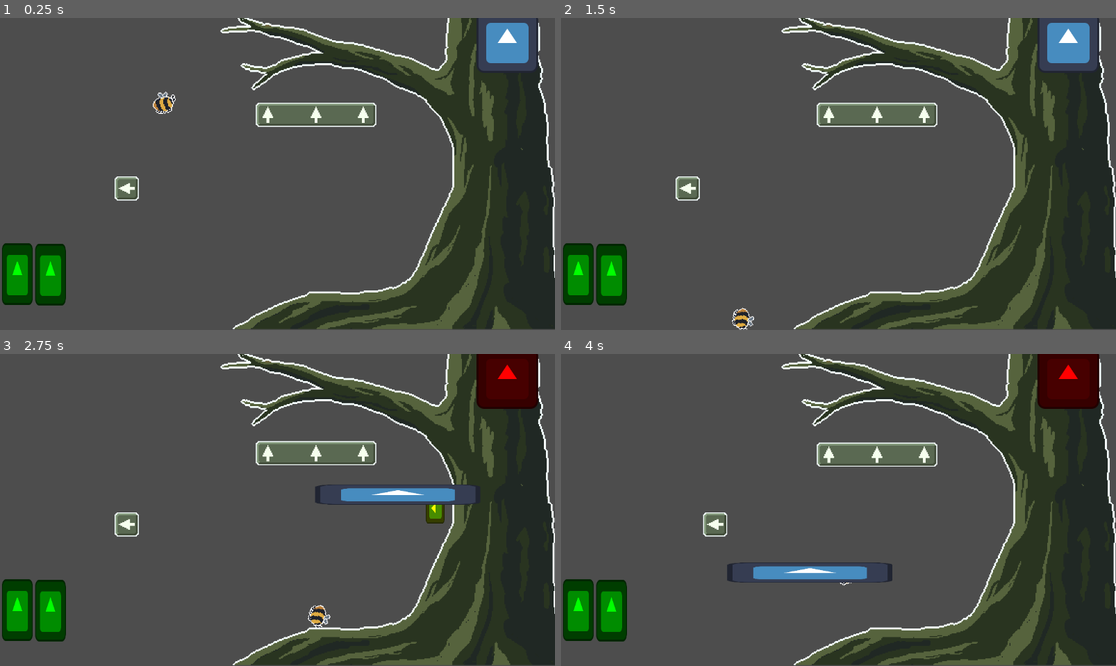
Above: before the commit, frames 1-4 (two rows, left to right).
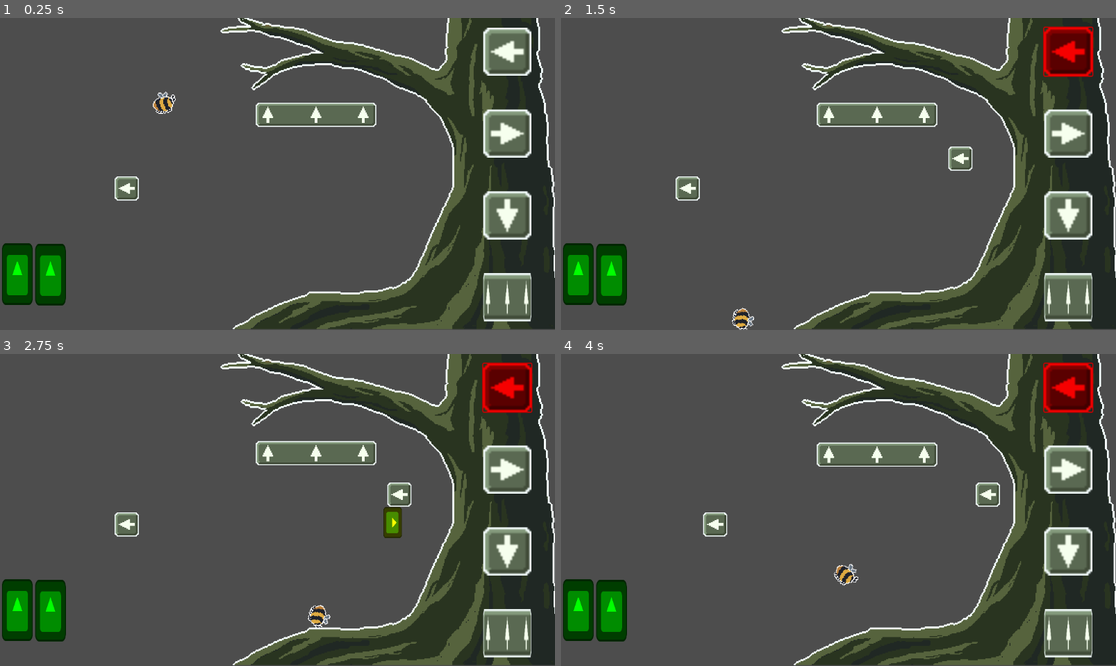
Above: after the commit, the same moments.

Repository: schmertenk/platformer
Game: Godot game, scene res://Game.tscn
Two runs of this game, one before a commit and one after it. Both use one fixed random seed, a clock stepped at 60 frames per second and the inputs below. The engine's default icon, where the game draws it, is replaced by a stand-in: a white triangle on a blue panel in a dark square.
Inputs (mouse positions are in pixels of both pictures, inside the frame that each line leads up to):
- Up to frame 1 (0.25 s): no input
- Up to frame 2 (1.5 s): click (1066, 42) at 0.52 s; tap Enter at 1.25 s; move the mouse to (960, 158) at 1.27 s; hold Right (right) from 1.28 s (still down); click (960, 158) at 1.35 s
- Up to frame 3 (2.75 s): keep holding Right (right); tap Space (jump) at 1.52, 2.27 s; move the mouse to (399, 494) at 2.02 s; right-click (399, 494) at 2.1 s
- Up to frame 4 (4 s): move the mouse to (894, 441) at 2.77 s; release Right (right) at 2.78 s; hold Left (left) 2.78-3.53 s; click (894, 441) at 2.85 s; move the mouse to (810, 572) at 3.52 s; hold Right (right) from 3.53 s (still down); right-click (810, 572) at 3.6 s; tap Space (jump) at 3.77 s

The runs differ from the first frame. In frame 1, 5.9% of the frame differs, in the area x 85-97%, y 0-98%; in frame 2, 6.2%; in frame 3, 7.6%, in the area x 56-97%, y 0-98%; in frame 4, 7.1%.

Commit message:
edited wrapper

Diff:
--- a/Scenes/Characters/Player/Player.gd
+++ b/Scenes/Characters/Player/Player.gd
@@ -26,6 +26,7 @@
 
 	if fly_state != FLY_STATE.CAN_FLY and is_on_floor():
 		fly_state = FLY_STATE.CAN_FLY
+		gravity_scale = 3.0
 		$FlyTimer.paused = false
 
 func get_input():
--- a/Scenes/ControlPlatformWrapper/ControlPlatformWrapper.tscn
+++ b/Scenes/ControlPlatformWrapper/ControlPlatformWrapper.tscn
@@ -4,7 +4,7 @@
 [ext_resource type="Texture2D" uid="uid://cd1xkunslic63" path="res://icon.svg" id="2_ewvs2"]
 
 [sub_resource type="RectangleShape2D" id="RectangleShape2D_2nc0d"]
-size = Vector2(345, 41)
+size = Vector2(46, 44)
 
 [node name="ControlPlatformWrapper" type="Node2D"]
 script = ExtResource("1_xiujc")
@@ -12,10 +12,10 @@
 [node name="Area2D" type="Area2D" parent="."]
 
 [node name="CollisionShape2D" type="CollisionShape2D" parent="Area2D"]
-position = Vector2(-2, 0)
 shape = SubResource("RectangleShape2D_2nc0d")
 
 [node name="Sprite2D" type="Sprite2D" parent="."]
+modulate = Color(1, 1, 1, 0.588235)
 position = Vector2(-1, 0)
 scale = Vector2(2.67969, 0.328125)
 texture = ExtResource("2_ewvs2")
--- a/Scenes/ControlPlatformWrapper/WrapperA.tscn
+++ b/Scenes/ControlPlatformWrapper/WrapperA.tscn
@@ -1,6 +1,14 @@
-[gd_scene load_steps=2 format=3 uid="uid://d3kyabo8opep1"]
+[gd_scene load_steps=3 format=3 uid="uid://d3kyabo8opep1"]
 
 [ext_resource type="PackedScene" uid="uid://3e78tviysom6" path="res://Scenes/ControlPlatformWrapper/ControlPlatformWrapper.tscn" id="1_w0k0m"]
+[ext_resource type="Texture2D" uid="uid://dsxijsn5sxtx8" path="res://Images/ControlPlatforms/left.png" id="2_0mxk4"]
 
 [node name="ControlPlatformWrapper" instance=ExtResource("1_w0k0m")]
 control_platform_path = "res://Scenes/ControlPlatforms/A/A.tscn"
+
+[node name="CollisionShape2D" parent="Area2D" index="0"]
+position = Vector2(-1.5, 0)
+
+[node name="Sprite2D" parent="." index="1"]
+scale = Vector2(2, 2)
+texture = ExtResource("2_0mxk4")
--- /dev/null
+++ b/Scenes/ControlPlatformWrapper/WrapperD.tscn
@@ -0,0 +1,11 @@
+[gd_scene load_steps=3 format=3 uid="uid://bd1xwny348fwm"]
+
+[ext_resource type="PackedScene" uid="uid://3e78tviysom6" path="res://Scenes/ControlPlatformWrapper/ControlPlatformWrapper.tscn" id="1_y0ueo"]
+[ext_resource type="Texture2D" uid="uid://cs6nq4trgc3xn" path="res://Images/ControlPlatforms/right.png" id="2_a6kfq"]
+
+[node name="ControlPlatformWrapper" instance=ExtResource("1_y0ueo")]
+control_platform_path = "res://Scenes/ControlPlatforms/A/A.tscn"
+
+[node name="Sprite2D" parent="." index="1"]
+scale = Vector2(2, 2)
+texture = ExtResource("2_a6kfq")
--- /dev/null
+++ b/Scenes/ControlPlatformWrapper/WrapperS.tscn
@@ -0,0 +1,11 @@
+[gd_scene load_steps=3 format=3 uid="uid://ikr6kovma52l"]
+
+[ext_resource type="PackedScene" uid="uid://3e78tviysom6" path="res://Scenes/ControlPlatformWrapper/ControlPlatformWrapper.tscn" id="1_64lf8"]
+[ext_resource type="Texture2D" uid="uid://b16gsjxi7haf8" path="res://Images/ControlPlatforms/down.png" id="2_cgjd6"]
+
+[node name="ControlPlatformWrapper" instance=ExtResource("1_64lf8")]
+control_platform_path = "res://Scenes/ControlPlatforms/A/A.tscn"
+
+[node name="Sprite2D" parent="." index="1"]
+scale = Vector2(2, 2)
+texture = ExtResource("2_cgjd6")
--- /dev/null
+++ b/Scenes/ControlPlatformWrapper/WrapperSpace.tscn
@@ -0,0 +1,18 @@
+[gd_scene load_steps=4 format=3 uid="uid://bghb8kp4mr28a"]
+
+[ext_resource type="PackedScene" uid="uid://3e78tviysom6" path="res://Scenes/ControlPlatformWrapper/ControlPlatformWrapper.tscn" id="1_c5vwm"]
+[ext_resource type="Texture2D" uid="uid://bkfke6ps4in6m" path="res://Images/ControlPlatforms/Space.png" id="2_u6lrx"]
+
+[sub_resource type="RectangleShape2D" id="RectangleShape2D_is07n"]
+size = Vector2(239, 38)
+
+[node name="ControlPlatformWrapper" instance=ExtResource("1_c5vwm")]
+control_platform_path = "res://Scenes/ControlPlatforms/A/A.tscn"
+
+[node name="CollisionShape2D" parent="Area2D" index="0"]
+position = Vector2(0.5, 0)
+shape = SubResource("RectangleShape2D_is07n")
+
+[node name="Sprite2D" parent="." index="1"]
+scale = Vector2(2, 2)
+texture = ExtResource("2_u6lrx")
--- a/Scenes/UI/ControlPlatformMenu/ControlPlatformMenu.tscn
+++ b/Scenes/UI/ControlPlatformMenu/ControlPlatformMenu.tscn
@@ -1,15 +1,38 @@
-[gd_scene load_steps=2 format=3 uid="uid://br14s13n7nm0a"]
+[gd_scene load_steps=6 format=3 uid="uid://br14s13n7nm0a"]
 
 [ext_resource type="PackedScene" uid="uid://c4iqievkpicj4" path="res://Scenes/UI/ControlPlatformMenu/ControlPlatformSlot.tscn" id="1_82cuk"]
+[ext_resource type="Texture2D" uid="uid://dsxijsn5sxtx8" path="res://Images/ControlPlatforms/left.png" id="2_ymh02"]
+[ext_resource type="Texture2D" uid="uid://cs6nq4trgc3xn" path="res://Images/ControlPlatforms/right.png" id="3_v2tgn"]
+[ext_resource type="Texture2D" uid="uid://b16gsjxi7haf8" path="res://Images/ControlPlatforms/down.png" id="4_arp4y"]
+[ext_resource type="Texture2D" uid="uid://bkfke6ps4in6m" path="res://Images/ControlPlatforms/Space.png" id="5_4hfg4"]
 
 [node name="VBoxContainer" type="VBoxContainer"]
 anchors_preset = 15
 anchor_right = 1.0
 anchor_bottom = 1.0
 offset_left = 955.0
+offset_top = 20.0
+offset_bottom = 20.0
 grow_horizontal = 2
 grow_vertical = 2
+theme_override_constants/separation = 70
 
-[node name="Slot" parent="." instance=ExtResource("1_82cuk")]
+[node name="SlotA" parent="." instance=ExtResource("1_82cuk")]
 layout_mode = 2
 wrapper_path = "res://Scenes/ControlPlatformWrapper/WrapperA.tscn"
+texture = ExtResource("2_ymh02")
+
+[node name="SlotD" parent="." instance=ExtResource("1_82cuk")]
+layout_mode = 2
+wrapper_path = "res://Scenes/ControlPlatformWrapper/WrapperD.tscn"
+texture = ExtResource("3_v2tgn")
+
+[node name="SlotS" parent="." instance=ExtResource("1_82cuk")]
+layout_mode = 2
+wrapper_path = "res://Scenes/ControlPlatformWrapper/WrapperS.tscn"
+texture = ExtResource("4_arp4y")
+
+[node name="SlotSpace" parent="." instance=ExtResource("1_82cuk")]
+layout_mode = 2
+wrapper_path = "res://Scenes/ControlPlatformWrapper/WrapperSpace.tscn"
+texture = ExtResource("5_4hfg4")
--- a/Scenes/UI/ControlPlatformMenu/ControlPlatformSlot.gd
+++ b/Scenes/UI/ControlPlatformMenu/ControlPlatformSlot.gd
@@ -2,12 +2,14 @@
 
 
 @export var wrapper_path = ""
+@export var texture:Texture
+
 var enabled = true
 var platform_id
 var hovered_wrapper:ControlPlatformWrapper = null
 
 func _ready():
-	pass
+	$Button/TextureRect.texture = texture
 
 func enable():
 	enabled = true
--- a/Scenes/UI/ControlPlatformMenu/ControlPlatformSlot.tscn
+++ b/Scenes/UI/ControlPlatformMenu/ControlPlatformSlot.tscn
@@ -12,22 +12,24 @@
 wrapper_path = "res://Scenes/ControlPlatformWrapper/ControlPlatformWrapper.tscn"
 
 [node name="Button" type="Button" parent="."]
-custom_minimum_size = Vector2(100, 75)
+custom_minimum_size = Vector2(100, 100)
 layout_mode = 2
 flat = true
 
 [node name="TextureRect" type="TextureRect" parent="Button"]
-layout_mode = 2
-offset_left = -14.0
-offset_top = -26.0
-offset_right = 114.0
-offset_bottom = 102.0
+layout_mode = 1
+anchors_preset = 15
+anchor_right = 1.0
+anchor_bottom = 1.0
+grow_horizontal = 2
+grow_vertical = 2
 texture = ExtResource("2_kwl81")
+expand_mode = 1
 
 [node name="Area2D" type="Area2D" parent="."]
+position = Vector2(50, 54)
 
 [node name="CollisionShape2D" type="CollisionShape2D" parent="Area2D"]
-position = Vector2(51.375, 49)
 shape = SubResource("RectangleShape2D_f7c1n")
 
 [connection signal="button_down" from="Button" to="." method="_on_button_button_down"]
